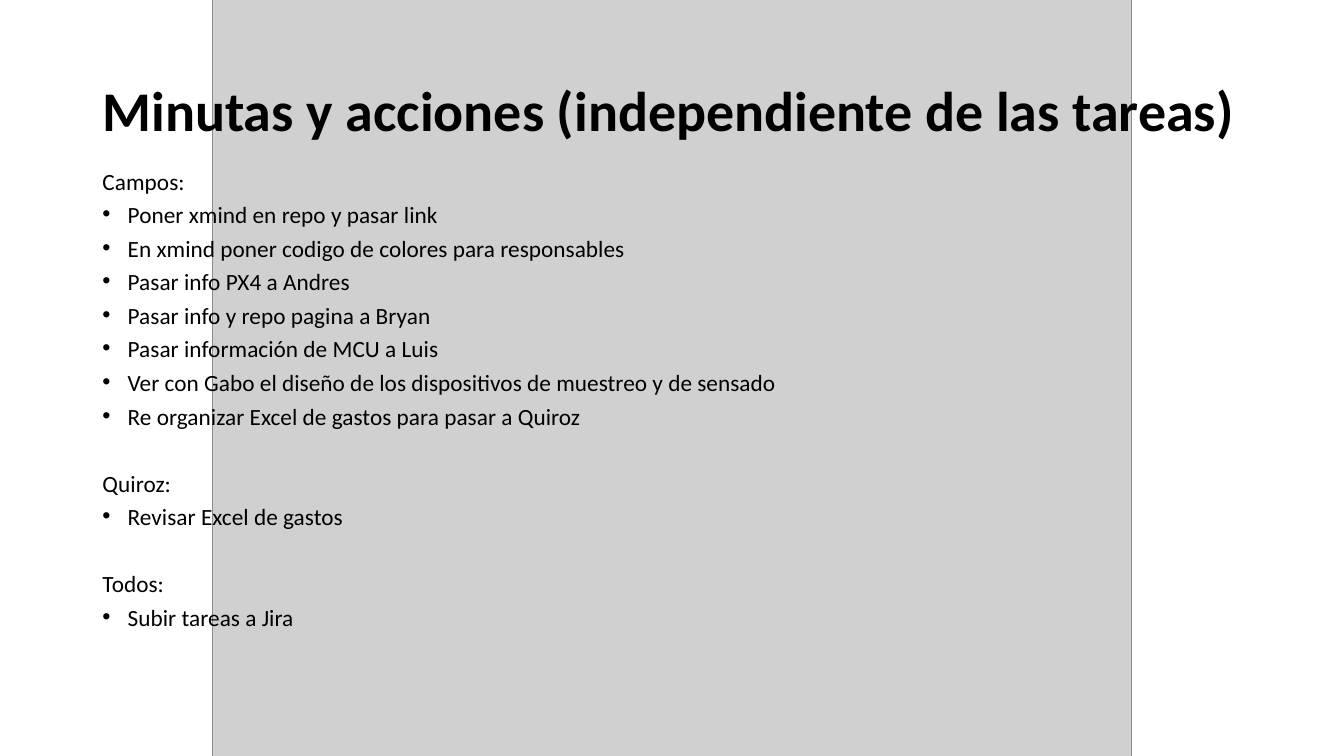
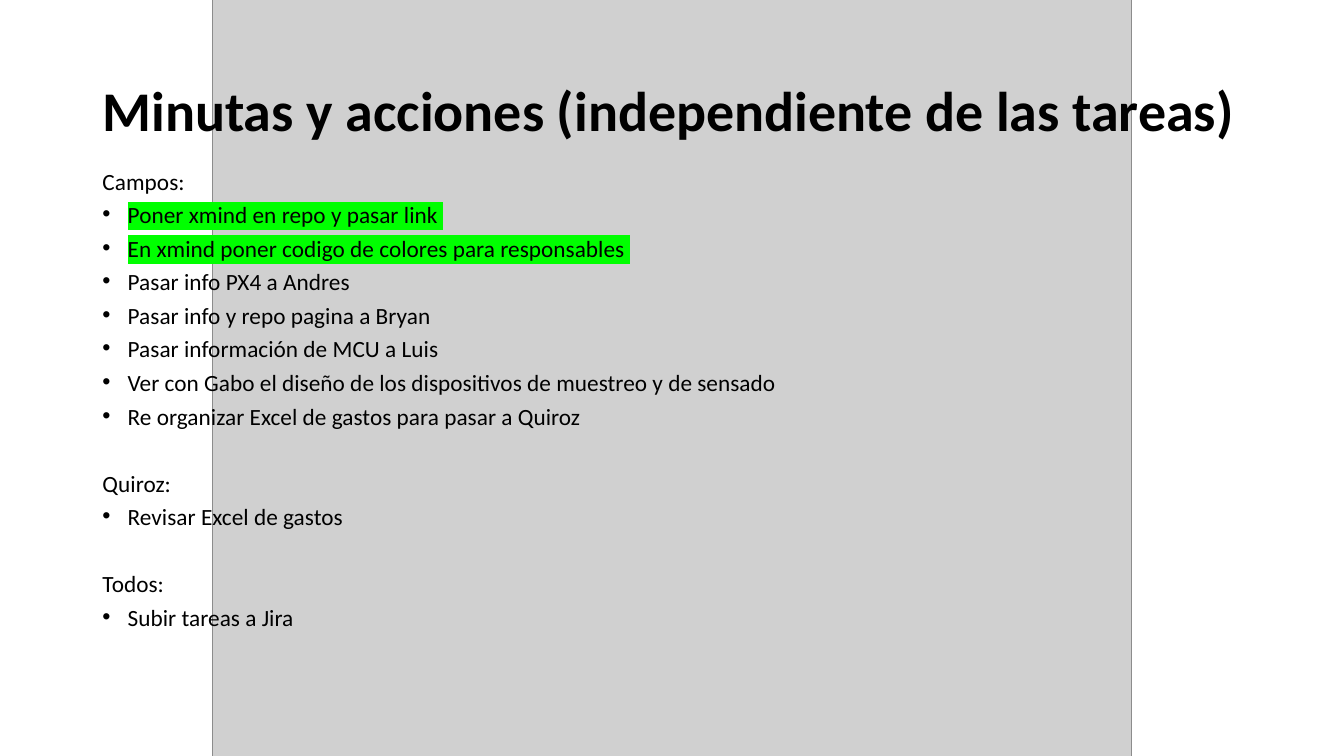
Before and after one commit to CustomRobotics/HeinekenChallenge2023, a slide deck: slide 8 of Documentos/Administración de Proyecto/01 - Reunion 11 sep 23 - Kick off & role definition.pptx. Drawn at 1344x756 pixels with LibreOffice and Linux fonts; fonts in the diff are those of the drawing; grey boxes stand for pictures. Boxes give left, top, right and bottom in pixels: in the first picture for what was removed or moved away, otherwise in the second. Text is boxed around its words. In the diff, an @@ line names an element or a change of style, - is before the commit and + after.

Commit message:
Agregando xmind actualizado con roles

```diff
--- a/Documentos/Administración de Proyecto/01 - Reunion 11 sep 23 - Kick off & role definition.pptx
+++ b/Documentos/Administración de Proyecto/01 - Reunion 11 sep 23 - Kick off & role definition.pptx
@@ text at bbox=[128, 207, 624, 261]: highlight none to #00FF00 in "Poner xmind en repo y pasar link", "En xmind poner codigo de colores para ..." @@
```
Also in this commit, not shown: 3 other files.
